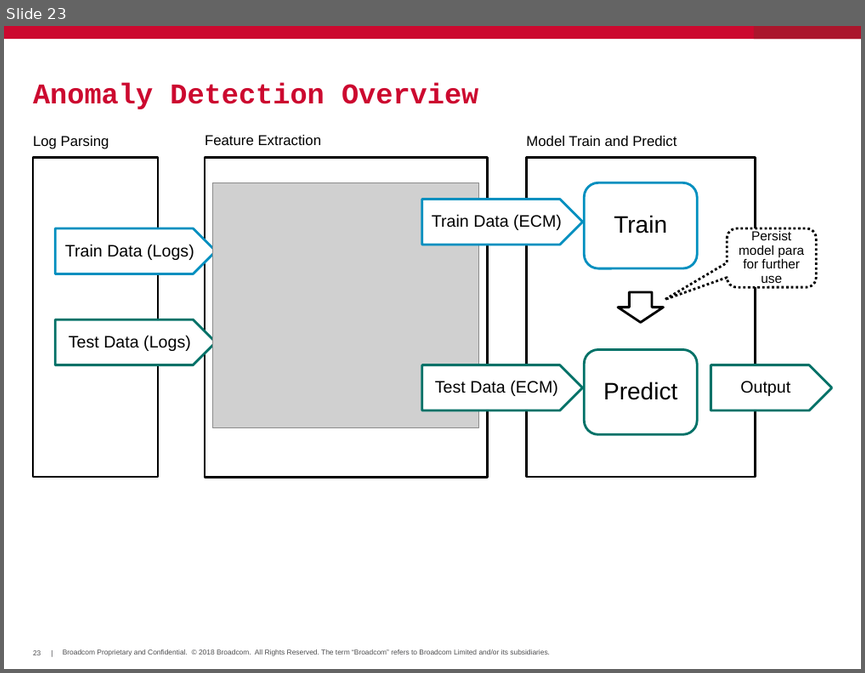
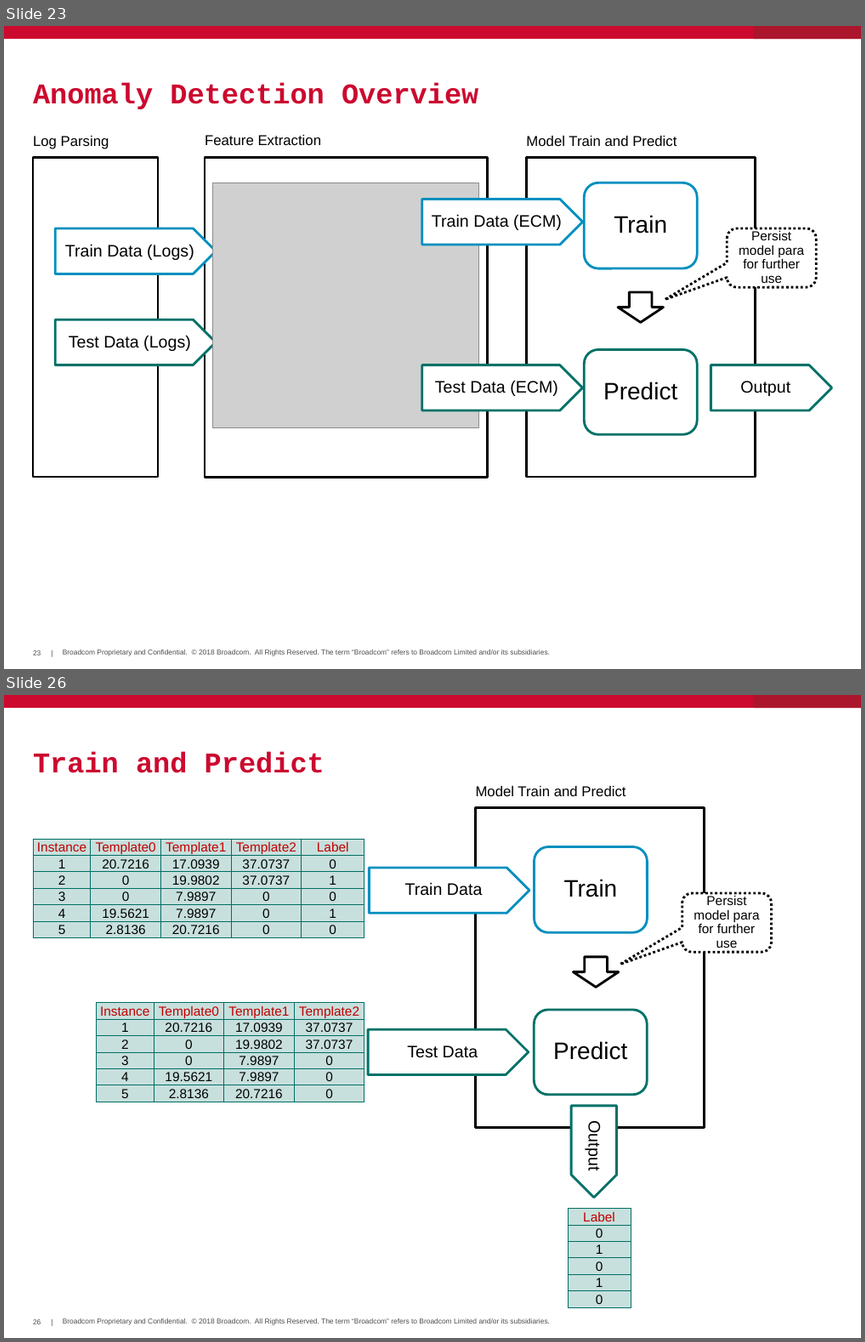
Before and after one commit to hayhan/loganalyzer, a slide deck: papers/LogAnalyzerIntro.pptx. Shown one above the other, each under a label of ours: slide 23 before the commit, slides 23 and 26 after it; the slides between them are not shown. The pictures are 865x673 and 865x1342 pixels, drawn with LibreOffice and Linux fonts; fonts in the diff are those of the drawing; grey boxes stand for pictures; background and template pictures are left out. Boxes give left, top, right and bottom in pixels: in the first picture for what was removed or moved away, otherwise in the second. Text is boxed around its words. In the diff, an @@ line names an element or a change of style, - is before the commit and + after.

```diff
--- a/papers/LogAnalyzerIntro.pptx
+++ b/papers/LogAnalyzerIntro.pptx
@@ slide 26 added at (4,695,861,1338), background #FFFFFF; not listed: 5 template elements that a slide beside it also shows @@
@@ title added at (33,751,324,773), 24 pt, text #CC092F, bold @@
+Train and Predict
@@ text added at (476,786,625,796), 12 pt, text #000000 @@
+Model Train and Predict
@@ rectangle added at (475,807,704,1127), fill #FFFFFF, outline #000000 2 pt @@
@@ table added at (33,839,364,937), 6 rows, 5 columns @@
+Instance | Template0 | Template1 | Template2 | Label
+1 | 20.7216 | 17.0939 | 37.0737 | 0
+2 | 0 | 19.9802 | 37.0737 | 1
+3 | 0 | 7.9897 | 0 | 0
+4 | 19.5621 | 7.9897 | 0 | 1
+5 | 2.8136 | 20.7216 | 0 | 0
@@ rounded rectangle added at (534,846,647,932), fill #FFFFFF, outline #008FBF 2 pt, 20 pt, text #000000 @@
+Train
@@ pentagon arrow added at (369,868,529,913), fill #FFFFFF, outline #008FBF 2 pt, 14 pt, text #000000 @@
+Train Data
@@ rounded speech box added at (681,893,771,952), fill #FFFFFF, outline #000000 2 pt dashed, 11 pt, text #000000 @@
+Persist model para for further use
@@ down arrow added at (573,956,619,987), fill #FFFFFF, outline #000000 2 pt @@
@@ table added at (97,1003,364,1101), 6 rows, 4 columns @@
+Instance | Template0 | Template1 | Template2
+1 | 20.7216 | 17.0939 | 37.0737
+2 | 0 | 19.9802 | 37.0737
+3 | 0 | 7.9897 | 0
+4 | 19.5621 | 7.9897 | 0
+5 | 2.8136 | 20.7216 | 0
@@ rounded rectangle added at (534,1009,647,1095), fill #FFFFFF, outline #007167 2 pt, 20 pt, text #000000 @@
+Predict
@@ pentagon arrow added at (368,1029,528,1075), fill #FFFFFF, outline #007167 2 pt, 14 pt, text #000000 @@
+Test Data
@@ pentagon arrow added at (571,1106,617,1197), fill #FFFFFF, outline #007167 2 pt, 14 pt, text #000000 @@
+Output
@@ table added at (568,1208,631,1307), 6 rows, 1 columns @@
+Label
+0
+1
+0
+1
+0
```
Also in this commit, not shown: 2 slides changed, 8 other slides added, 14 slides removed.
